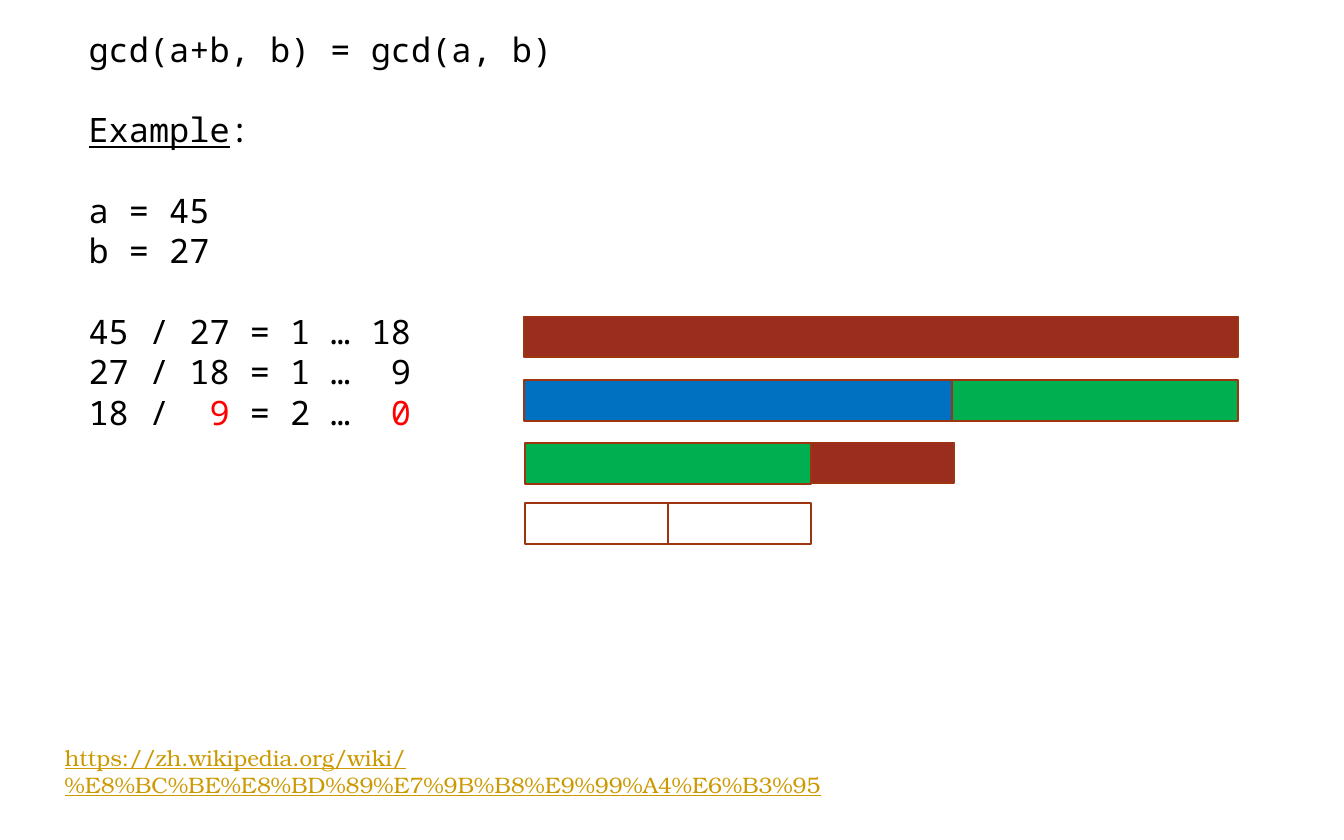
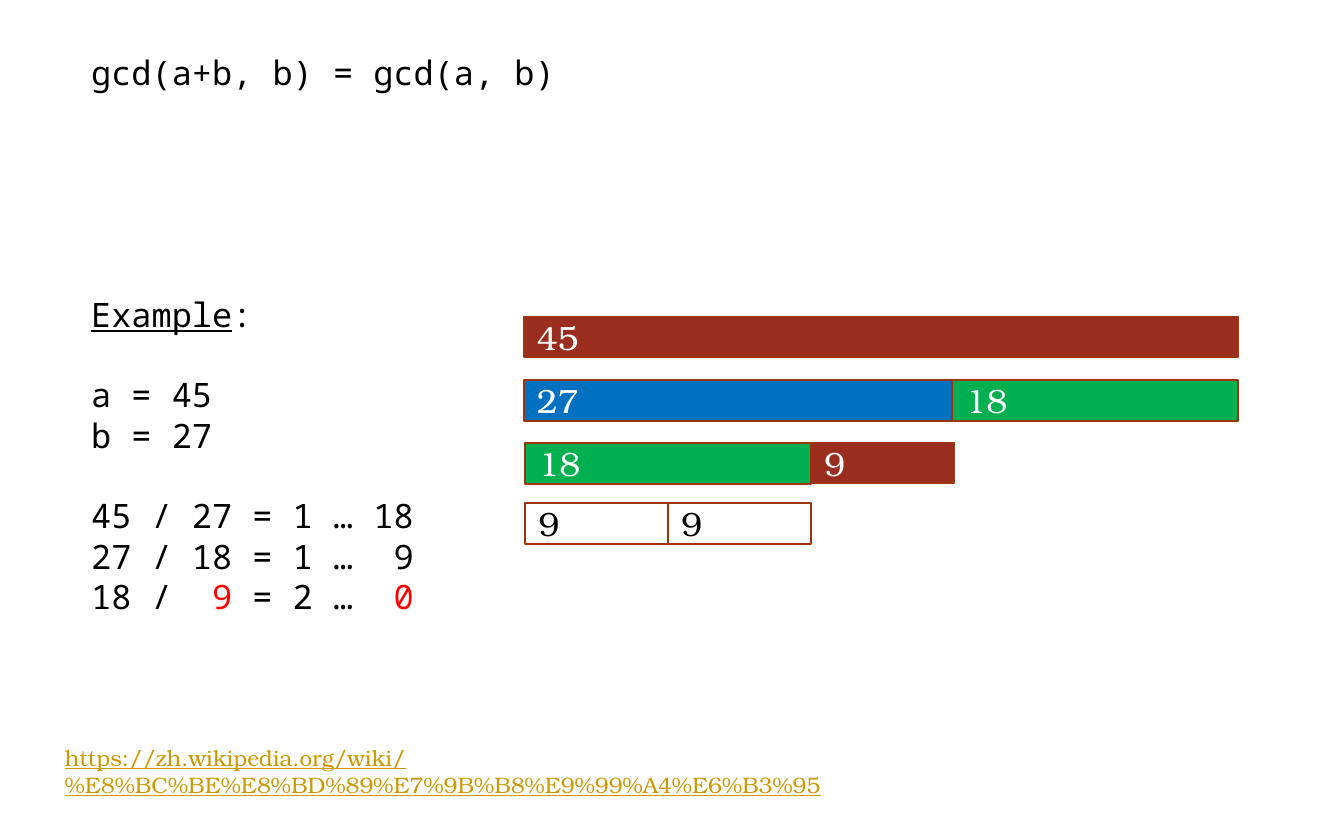
Before and after one commit to d823944/Python4Us, a slide deck: slide 11 of Slide_ITSA_Basics/ITSA Basics_06_10.pptx. Drawn at 1344x840 pixels with LibreOffice and Linux fonts; fonts in the diff are those of the drawing; background and template pictures are left out. Boxes give left, top, right and bottom in pixels: in the first picture for what was removed or moved away, otherwise in the second. Text is boxed around its words. In the diff, an @@ line names an element or a change of style, - is before the commit and + after.

```diff
--- a/Slide_ITSA_Basics/ITSA Basics_06_10.pptx
+++ b/Slide_ITSA_Basics/ITSA Basics_06_10.pptx
@@ text "gcd(a+b, b) = gcd(a, b)" rewrapped from bbox=[89, 36, 552, 426] to bbox=[91, 59, 554, 610] @@
@@ text in rectangle at bbox=[537, 326, 579, 351]: text added @@
+45
@@ text in rectangle at bbox=[537, 389, 579, 422]: text added @@
+27
@@ text in rectangle at bbox=[966, 389, 1008, 422]: text added @@
+18
@@ text in rectangle at bbox=[539, 452, 581, 485]: text added @@
+18
@@ text in rectangle at bbox=[824, 452, 845, 477]: text added @@
+9
@@ text in rectangle at bbox=[539, 512, 560, 545]: text added @@
+9
@@ text in rectangle at bbox=[681, 512, 702, 545]: text added @@
+9
```
Also in this commit, not shown: 1 other slide changed, 1 slide added, 1 slide removed.
